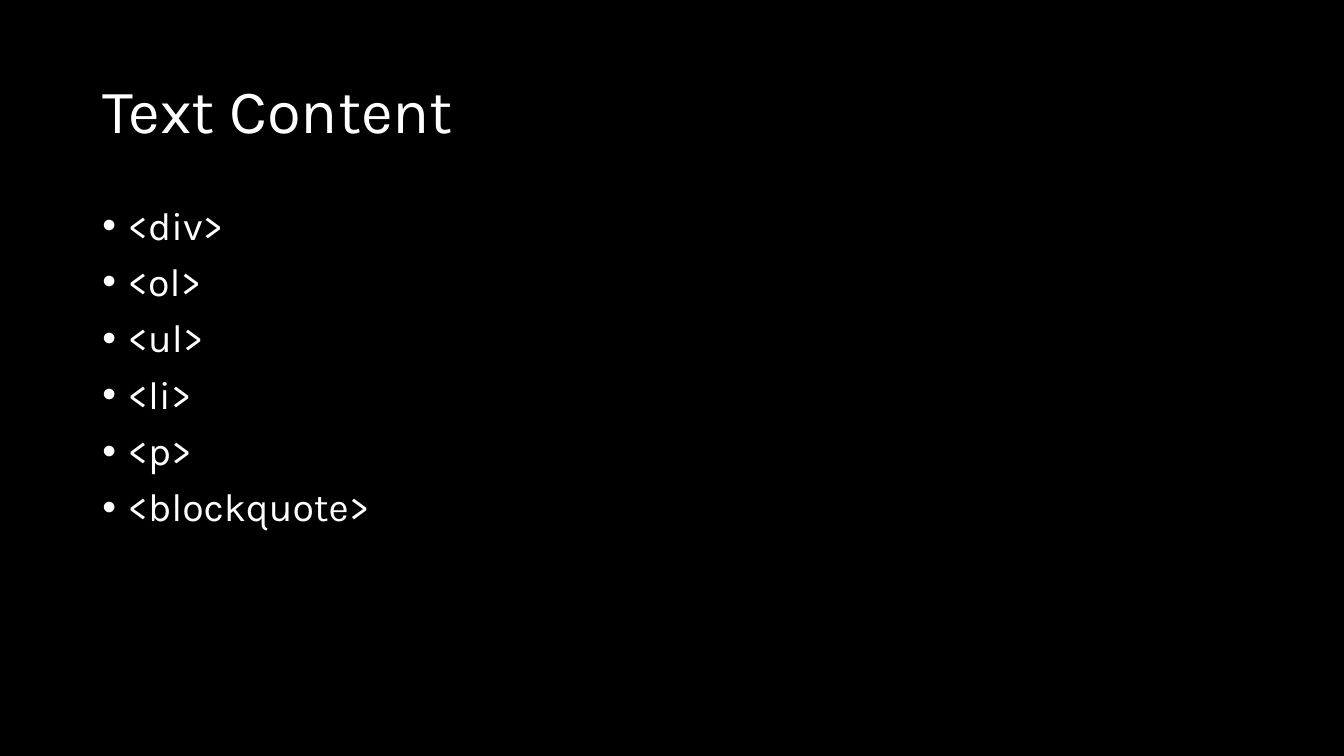
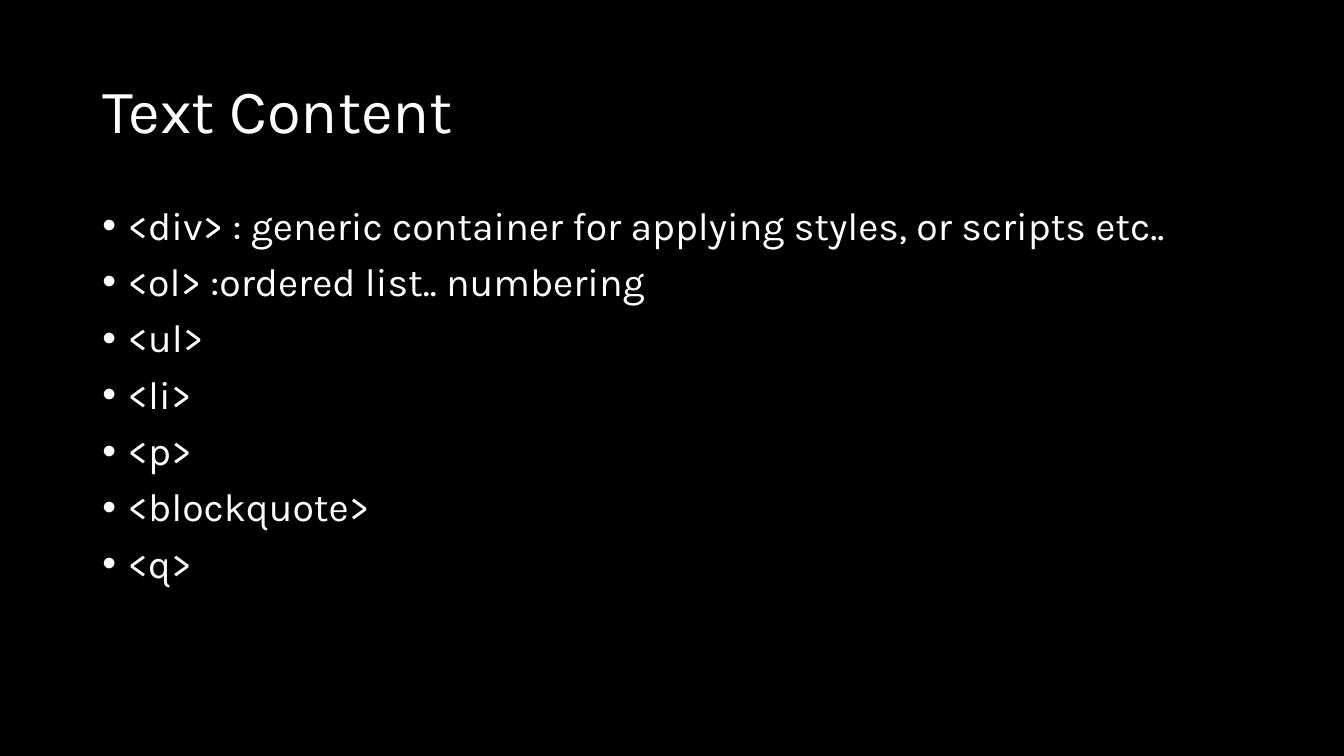
Before and after one commit to natiquekeyin/fall2024, a slide deck: slide 9 of FrontEnd/Week2/Week 2.pptx. Drawn at 1344x756 pixels with LibreOffice and Linux fonts; fonts in the diff are those of the drawing. Boxes give left, top, right and bottom in pixels: in the first picture for what was removed or moved away, otherwise in the second. Text is boxed around its words. In the diff, an @@ line names an element or a change of style, - is before the commit and + after.

```diff
--- a/FrontEnd/Week2/Week 2.pptx
+++ b/FrontEnd/Week2/Week 2.pptx
@@ text at bbox=[128, 213, 1164, 306]: text changed @@
-• <div>
-• <ol>
+• <div> : generic container for applying styles, or scripts etc..
+• <ol> :ordered list.. numbering
@@ text at bbox=[128, 556, 192, 588]: paragraph added @@
+• <q>
```
Also in this commit, not shown: 6 other slides changed, 1 slide added, 6 other files.
